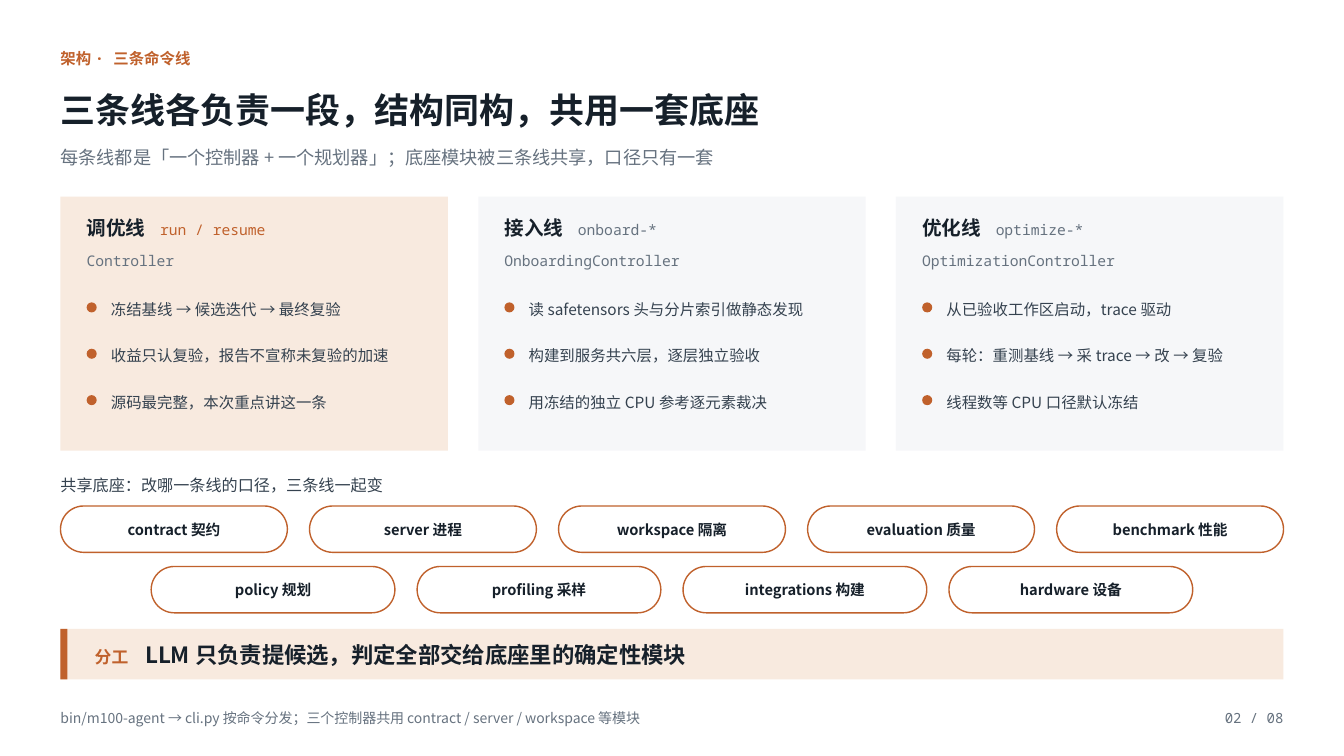
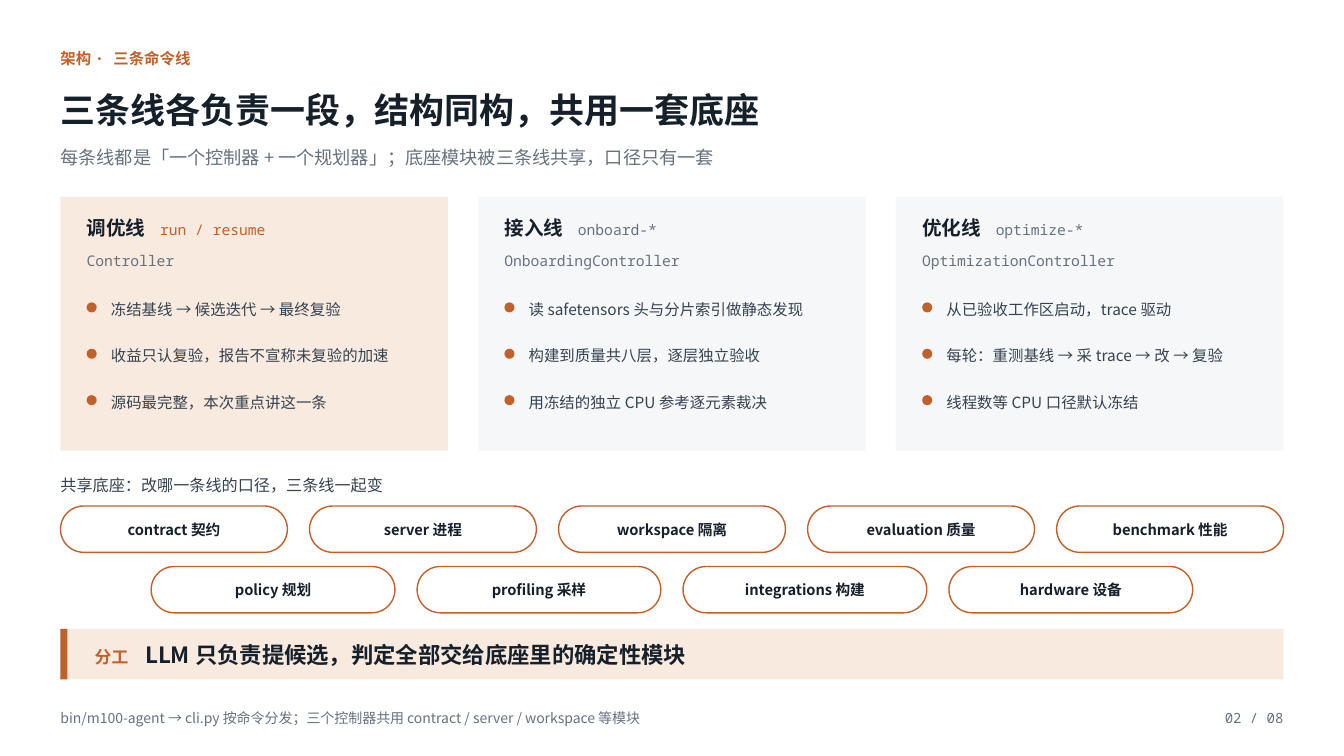
Before and after one commit to learning-sketch/sglang-maestro, a slide deck: slide 2 of slides/m100_model_agent.pptx. Drawn at 1344x756 pixels with LibreOffice and Linux fonts; fonts in the diff are those of the drawing. Boxes give left, top, right and bottom in pixels: in the first picture for what was removed or moved away, otherwise in the second. Text is boxed around its words. In the diff, an @@ line names an element or a change of style, - is before the commit and + after.

```diff
--- a/slides/m100_model_agent.pptx
+++ b/slides/m100_model_agent.pptx
@@ text at [529,348,760,363]: text changed @@
-构建到服务共六层，逐层独立验收
+构建到质量共八层，逐层独立验收
```
Also in this commit, not shown: 2 other slides changed, 1 other file.
